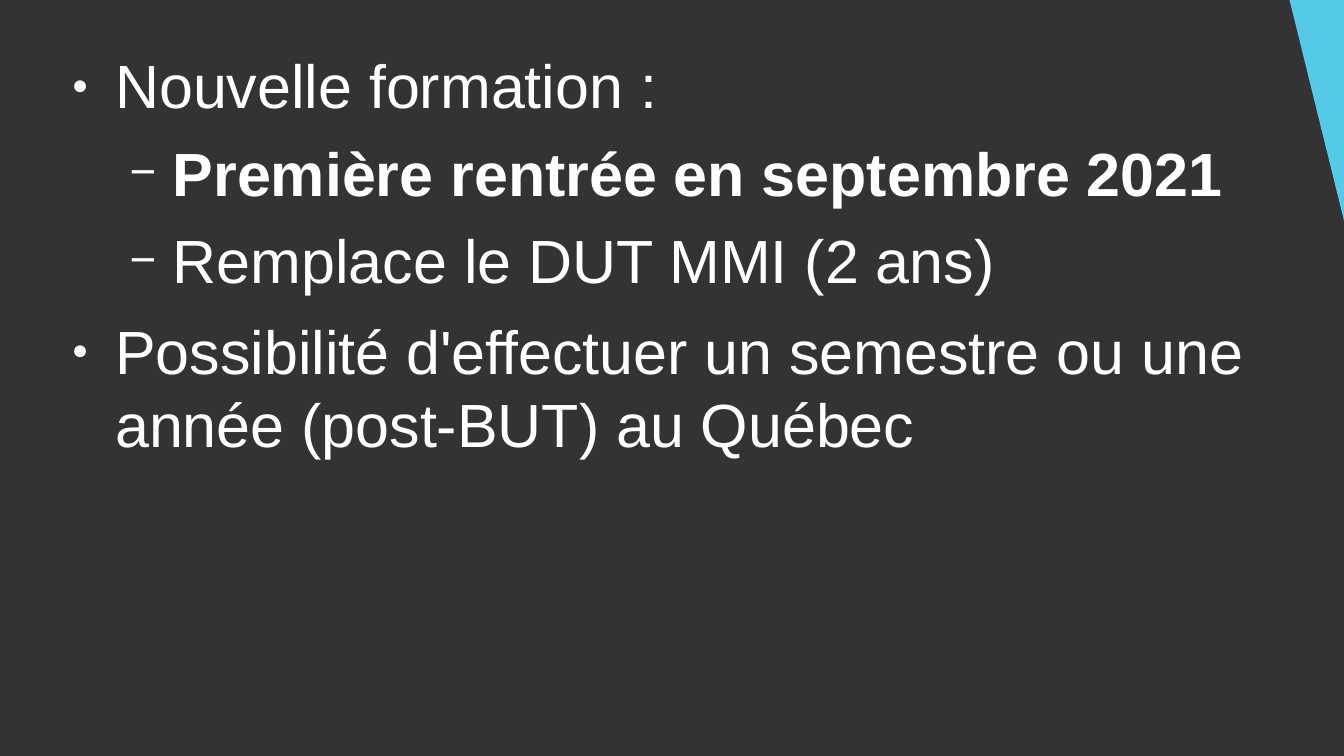
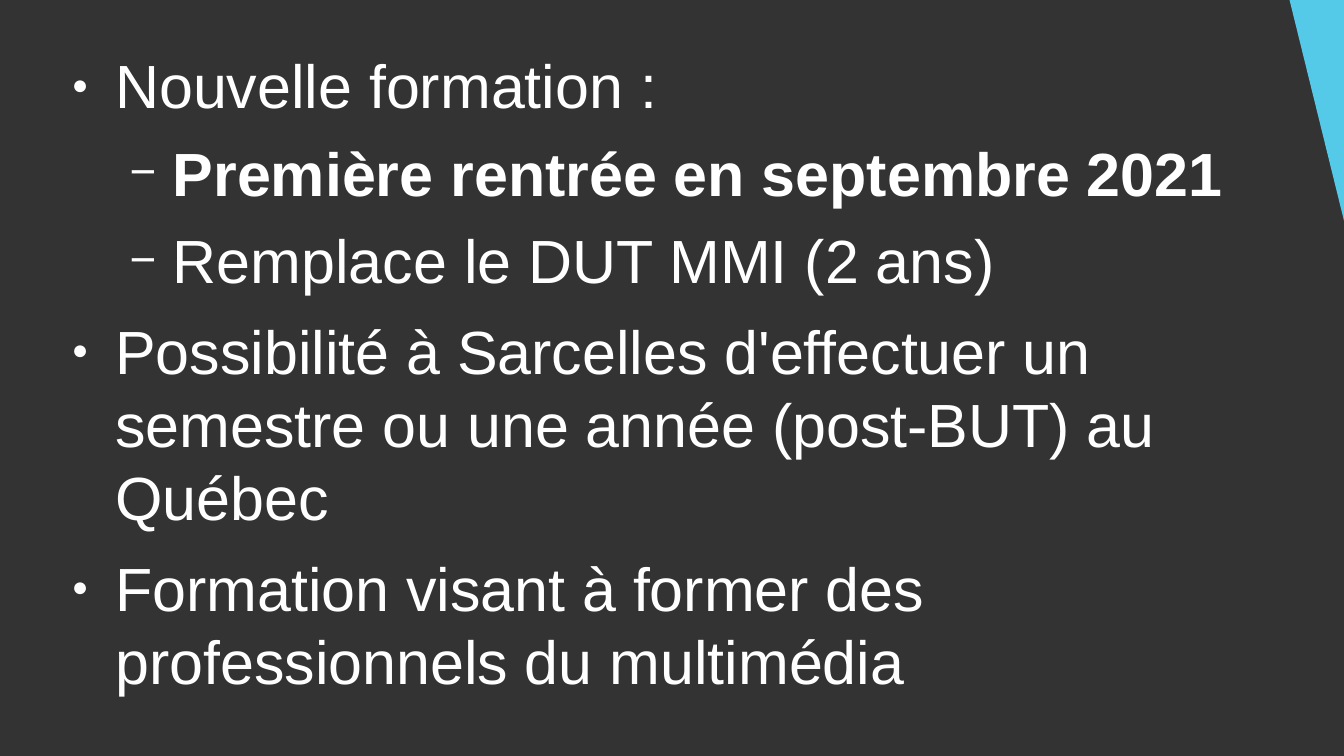
Before and after one commit to DanYellow/cours, a slide deck: slide 5 of presentation-formation-mmi/presentation.odp. Drawn at 1344x756 pixels with LibreOffice and Linux fonts; fonts in the diff are those of the drawing. Boxes give left, top, right and bottom in pixels: in the first picture for what was removed or moved away, otherwise in the second. Text is boxed around its words. In the diff, an @@ line names an element or a change of style, - is before the commit and + after.

Commit message:
Update presentation-formation-mmi

```diff
--- a/presentation-formation-mmi/presentation.odp
+++ b/presentation-formation-mmi/presentation.odp
@@ text at (115,329,1155,696): text changed @@
-● Possibilité d'effectuer un semestre ou une année (post-BUT) au Québec
+● Possibilité à Sarcelles d'effectuer un semestre ou une année (post-BUT) au Québec
+● Formation visant à former des professionnels du multimédia
```
Also in this commit, not shown: 8 other slides changed, 1 slide added, 4 other files.
